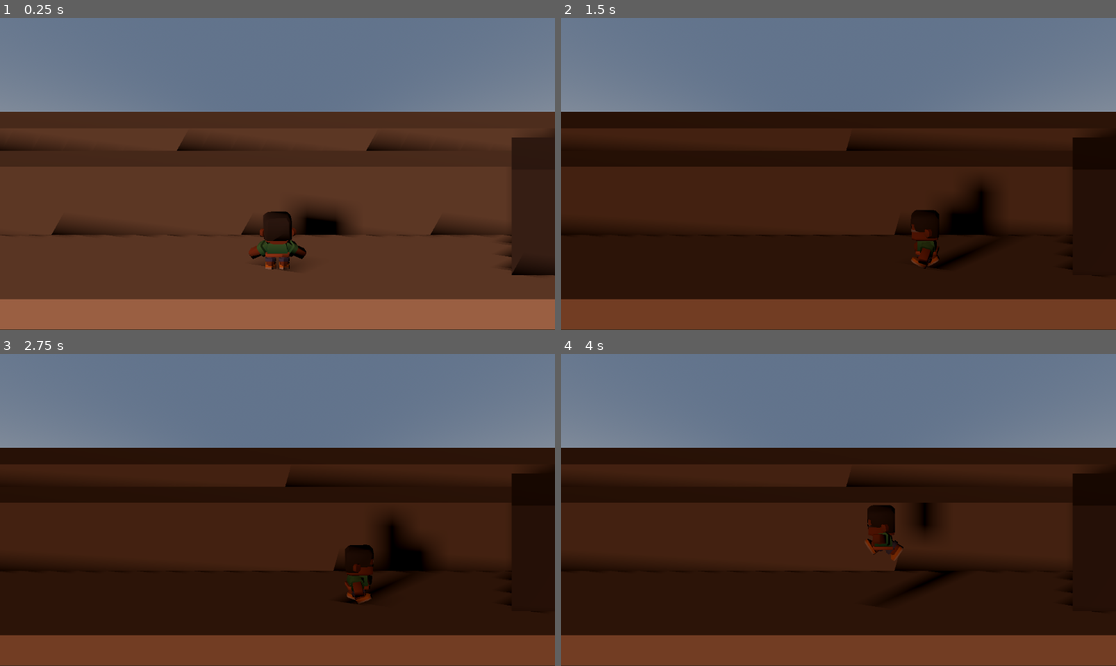
Above: before the commit, frames 1-4 (two rows, left to right).
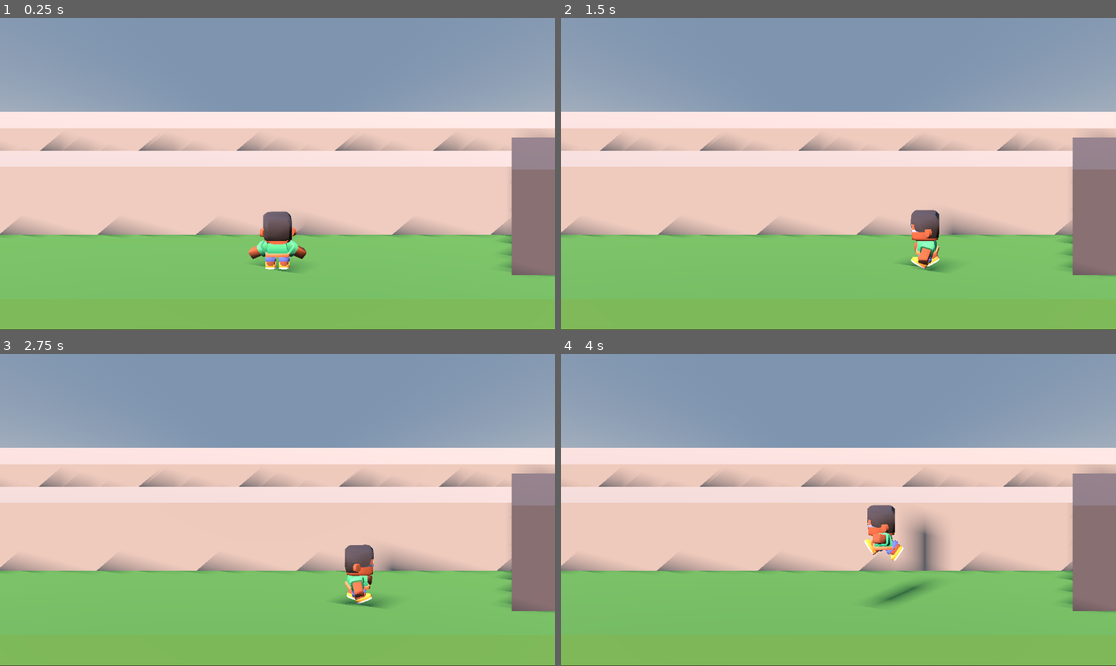
Above: after the commit, the same moments.

Repository: allan-gomez-creator/Barrasbalas
Game: Godot game, scene res://zona_a.tscn
Two runs of this game, one before a commit and one after it. Both use one fixed random seed, a clock stepped at 60 frames per second and the inputs below. This scene is started directly instead of the project's main scene.
Inputs (mouse positions are in pixels of both pictures, inside the frame that each line leads up to):
- Up to frame 1 (0.25 s): no input
- Up to frame 2 (1.5 s): move the mouse to (960, 158) at 0.52 s; hold D (move_right) 0.53-1.28 s; click (960, 158) at 0.6 s; tap Space (saltar) at 0.77 s; move the mouse to (727, 189) at 1.27 s; hold A (move_left) from 1.28 s (still down); tap R (hacer_ruido) at 1.35 s
- Up to frame 3 (2.75 s): tap Space (saltar) at 1.52 s; move the mouse to (333, 441) at 2.02 s; release A (move_left) at 2.03 s; hold D (move_right) from 2.03 s (still down); tap E (interactuar) at 2.1 s
- Up to frame 4 (4 s): move the mouse to (810, 572) at 2.77 s; release D (move_right) at 2.78 s; hold W (move_up) 2.78-3.53 s; tap Q (rodar) at 2.85 s; tap Space (saltar) at 3.02, 3.77 s; move the mouse to (1005, 556) at 3.52 s; hold A (move_left) from 3.53 s (still down); click (1005, 556) at 3.6 s

The runs differ from the first frame. In frame 1, 100% of the frame differs, in the area x 0-100%, y 0-100%; in frame 2, 100%; in frame 3, 100%; in frame 4, 100%.

Commit message:
Tarea A: quitar fotometro y dejar hora 16 y dia de 1440 s

Diff:
--- a/zona_a.tscn
+++ b/zona_a.tscn
@@ -4,7 +4,6 @@
 [ext_resource type="PackedScene" uid="uid://biu6tppn8ml1q" path="res://personaje/character-male-a.glb" id="2_fntjl"]
 [ext_resource type="Script" uid="uid://c1xtfml70clwf" path="res://sistema_sol.gd" id="3_e2n66"]
 [ext_resource type="Script" uid="uid://c5y3m4ljpv2bu" path="res://ciclo_dia.gd" id="4_57wwi"]
-[ext_resource type="Script" uid="uid://cya1u236m0h7n" path="res://fotometro.gd" id="5_57wwi"]
 
 [sub_resource type="ProceduralSkyMaterial" id="ProceduralSkyMaterial_qk3cq"]
 
@@ -120,11 +119,3 @@
 
 [node name="CicloDia" type="Node" parent="SistemaSol" unique_id=16317005]
 script = ExtResource("4_57wwi")
-hora = 12.0
-duracion_dia = 12.0
-
-[node name="Fotometro" type="Node" parent="." unique_id=269863419 node_paths=PackedStringArray("sistema", "camara", "superficie")]
-script = ExtResource("5_57wwi")
-sistema = NodePath("../SistemaSol")
-camara = NodePath("../Camera3D")
-superficie = NodePath("../Suelo/MeshInstance3D")
